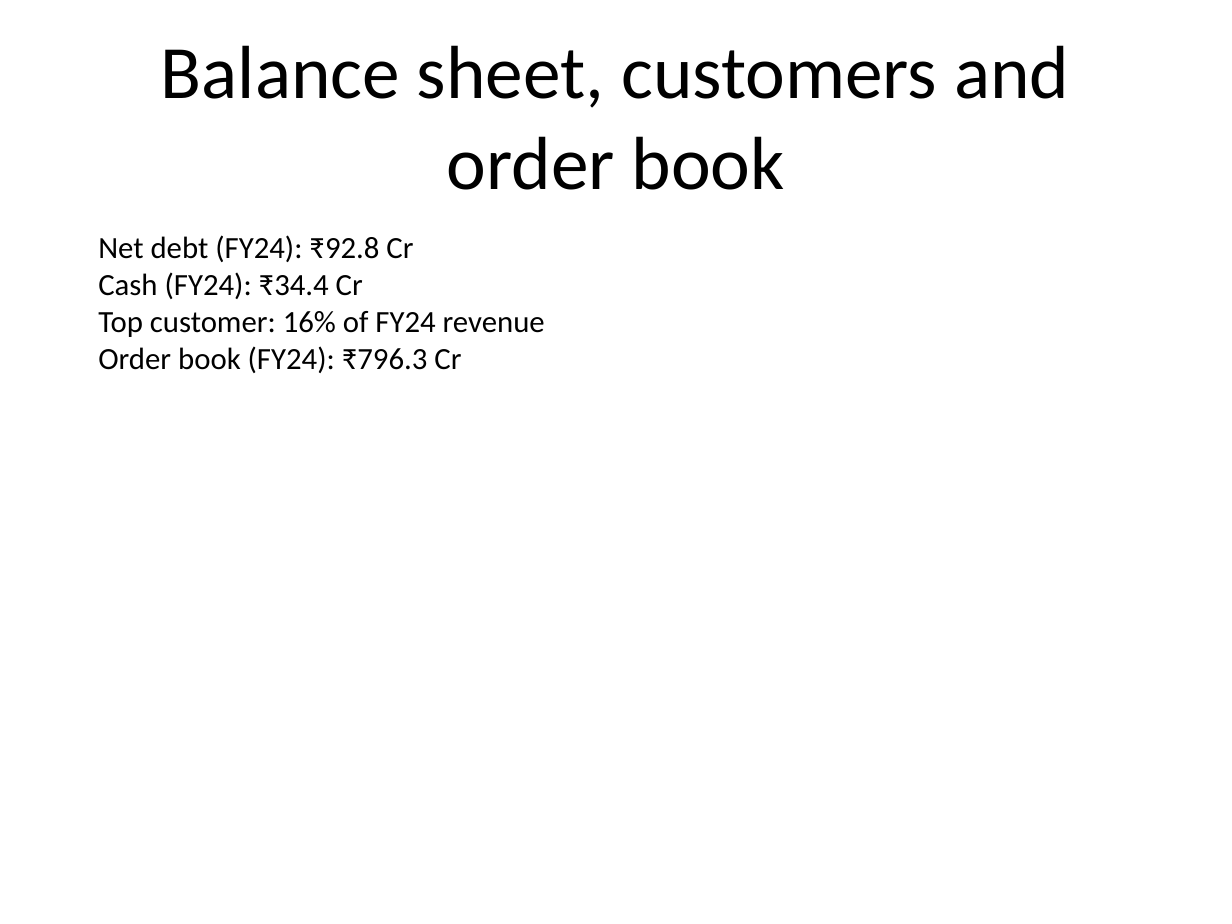
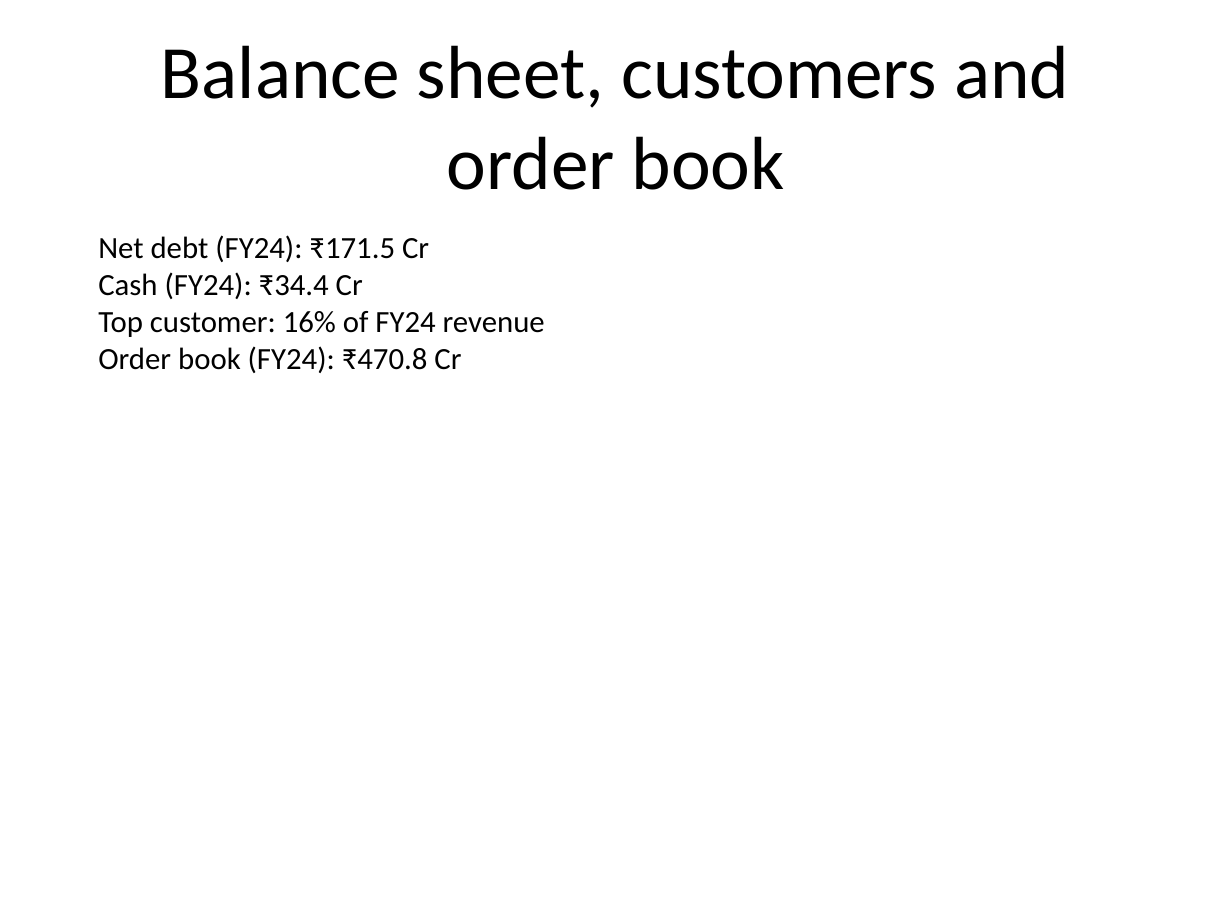
Before and after one commit to jaswanthpashuvula/MA-valuation-risk--engin, a slide deck: slide 3 of sample_deal/management_deck.pptx. Drawn at 1232x924 pixels with LibreOffice and Linux fonts; fonts in the diff are those of the drawing. Boxes give left, top, right and bottom in pixels: in the first picture for what was removed or moved away, otherwise in the second. Text is boxed around its words. In the diff, an @@ line names an element or a change of style, - is before the commit and + after.

```diff
--- a/sample_deal/management_deck.pptx
+++ b/sample_deal/management_deck.pptx
@@ text at [98,235,429,262]: text changed @@
-Net debt (FY24): ₹92.8 Cr
+Net debt (FY24): ₹171.5 Cr
@@ text at [98,346,461,373]: text changed @@
-Order book (FY24): ₹796.3 Cr
+Order book (FY24): ₹470.8 Cr
```
Also in this commit, not shown: 1 other slide changed, 4 other files.
